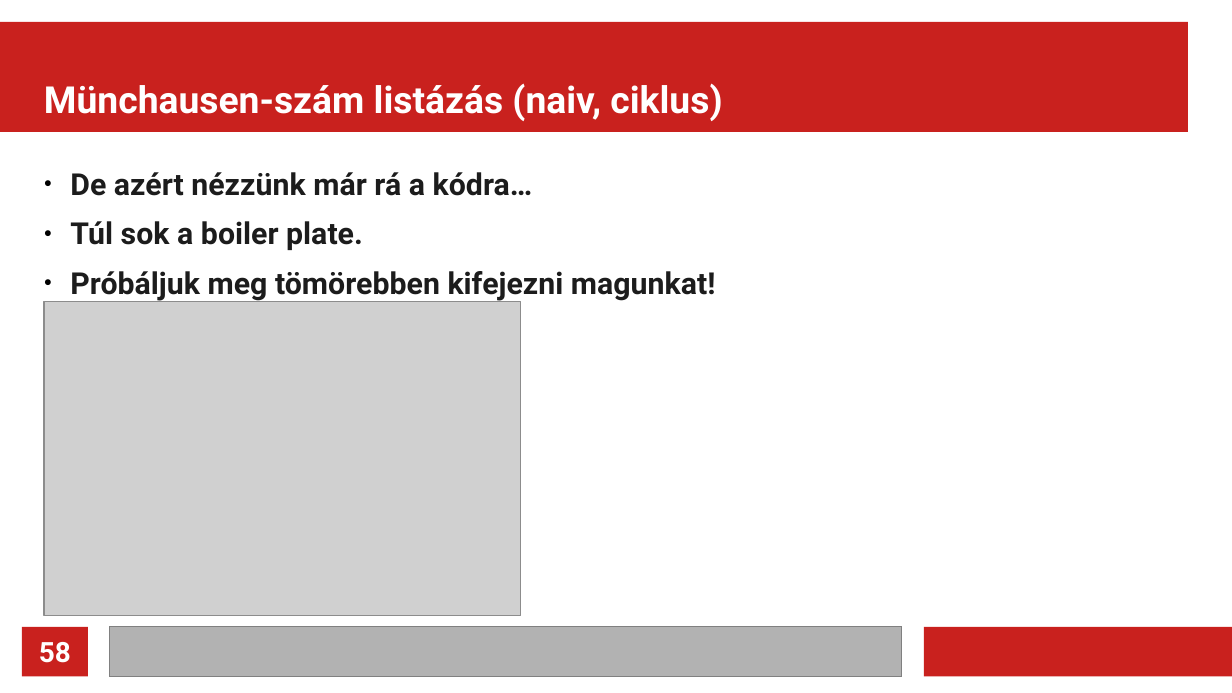
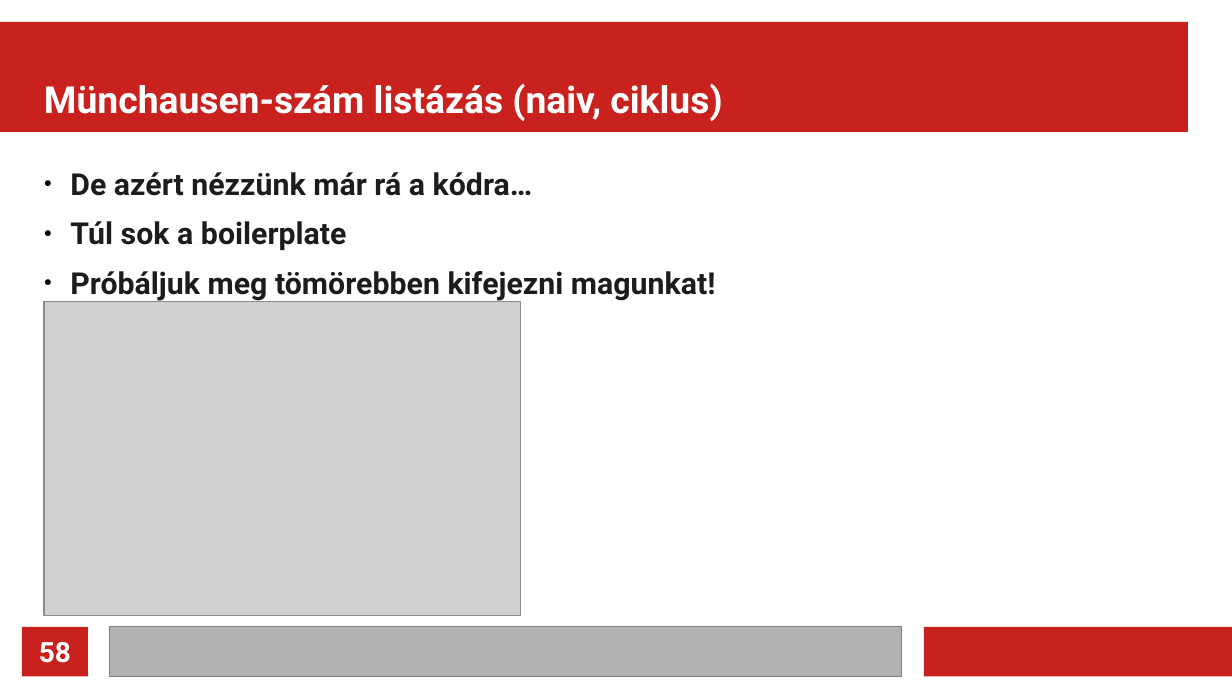
Before and after one commit to rkeeves/munchausen, a slide deck: slide 58 of presentation/munchausen_basic.odp. Drawn at 1232x693 pixels with LibreOffice and Linux fonts; fonts in the diff are those of the drawing; grey boxes stand for pictures. Boxes give left, top, right and bottom in pixels: in the first picture for what was removed or moved away, otherwise in the second. Text is boxed around its words. In the diff, an @@ line names an element or a change of style, - is before the commit and + after.

Commit message:
Grammar fixes

```diff
--- a/presentation/munchausen_basic.odp
+++ b/presentation/munchausen_basic.odp
@@ text at [70, 221, 347, 250]: text changed @@
-● Túl sok a boiler plate.
+● Túl sok a boilerplate
```
